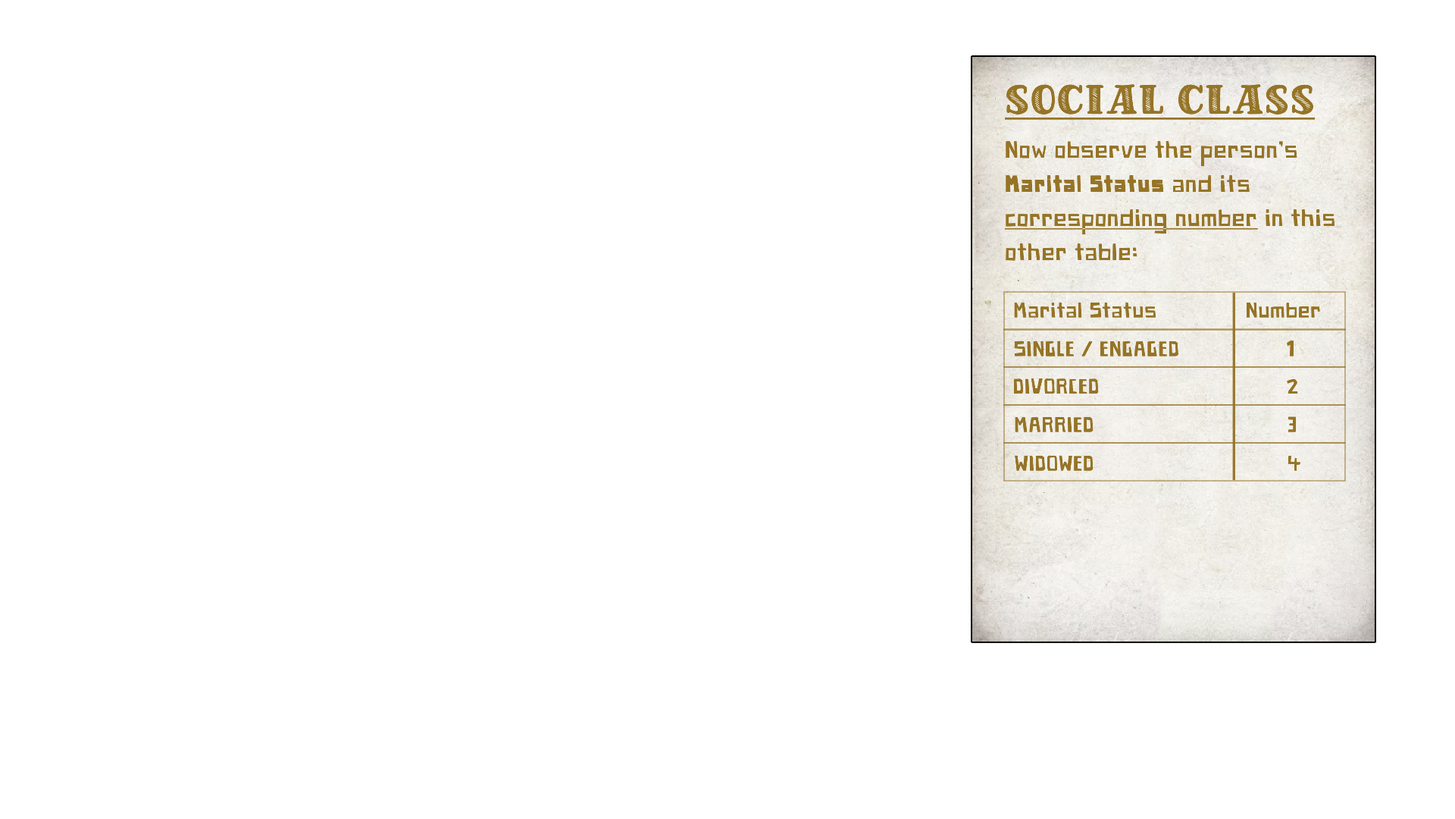
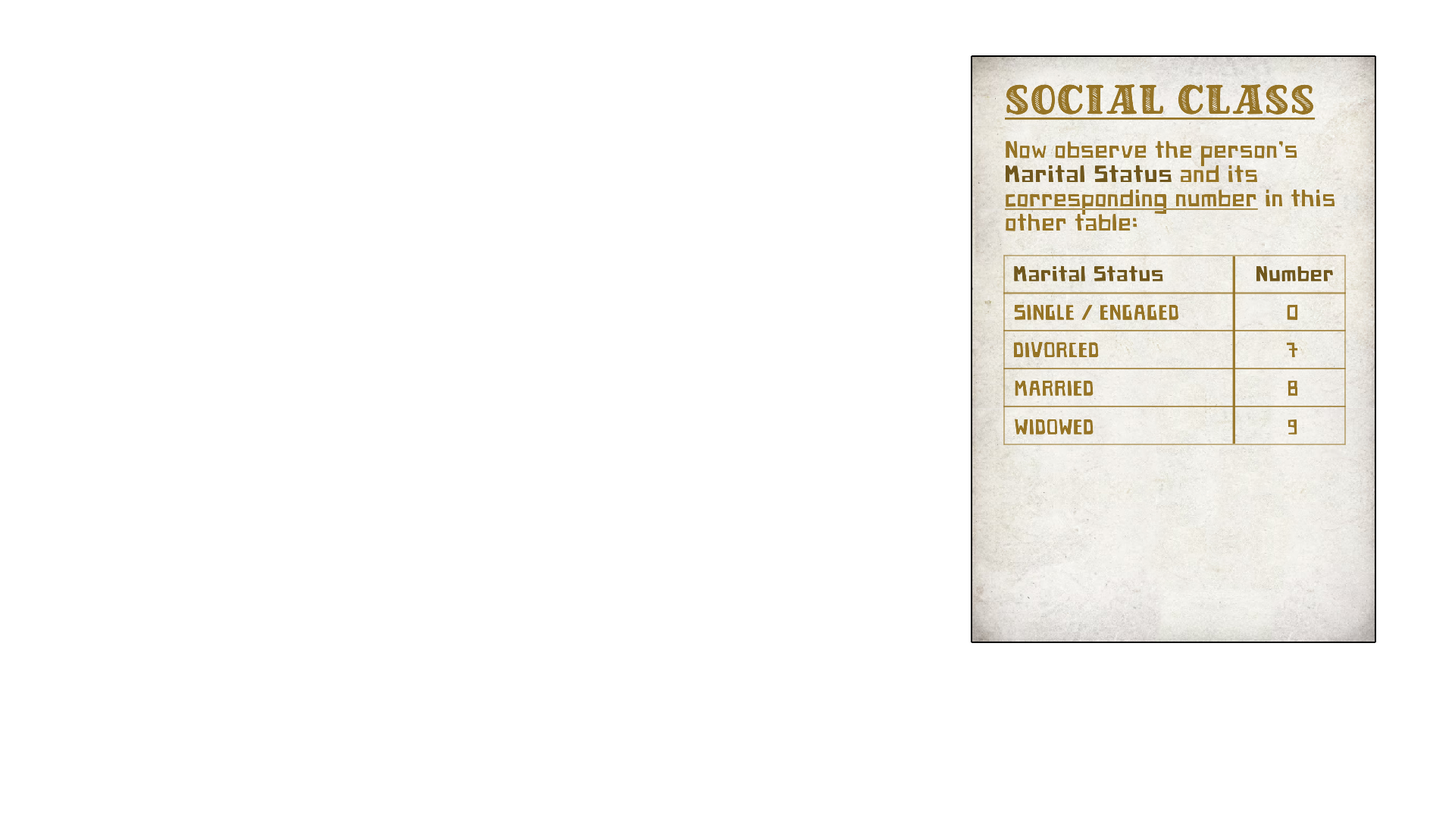
Comparing the layer stacks of the two 1455×819 images. Changes:
painted on "Page 17" over (1003, 165, 1347, 482)
